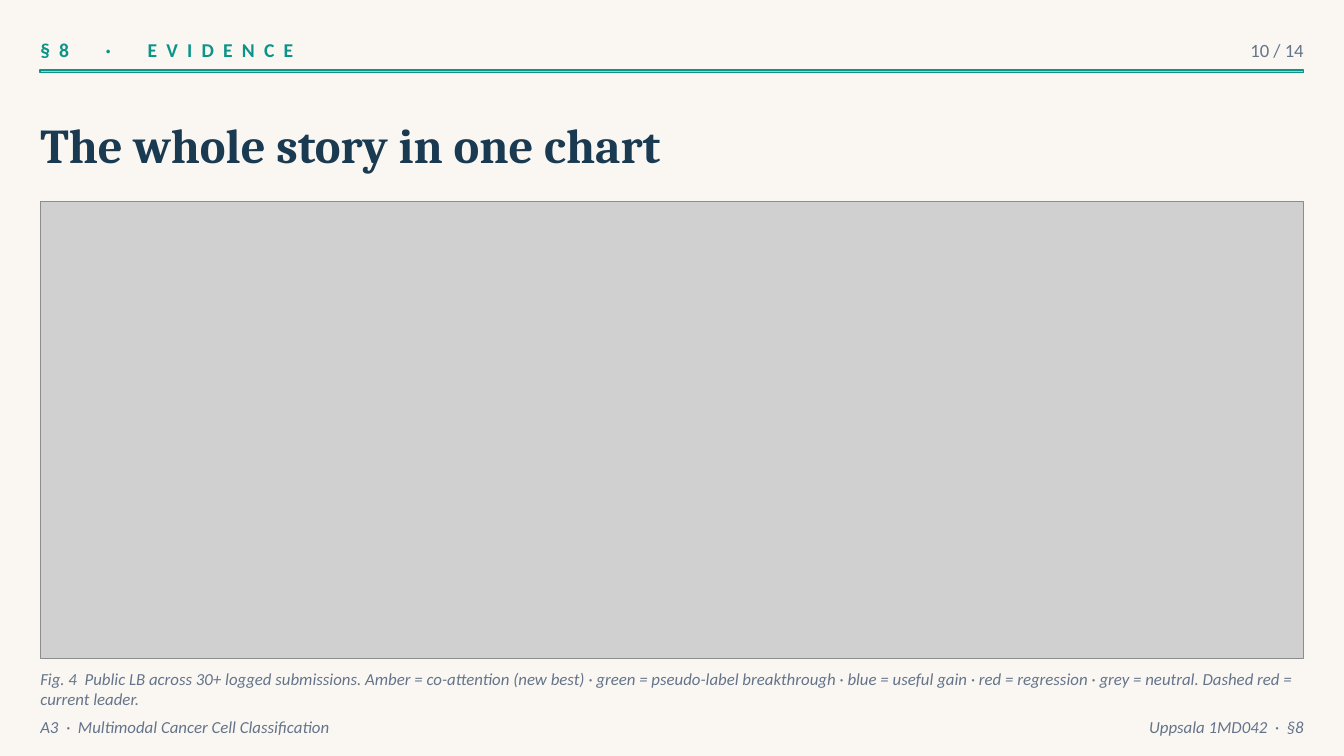
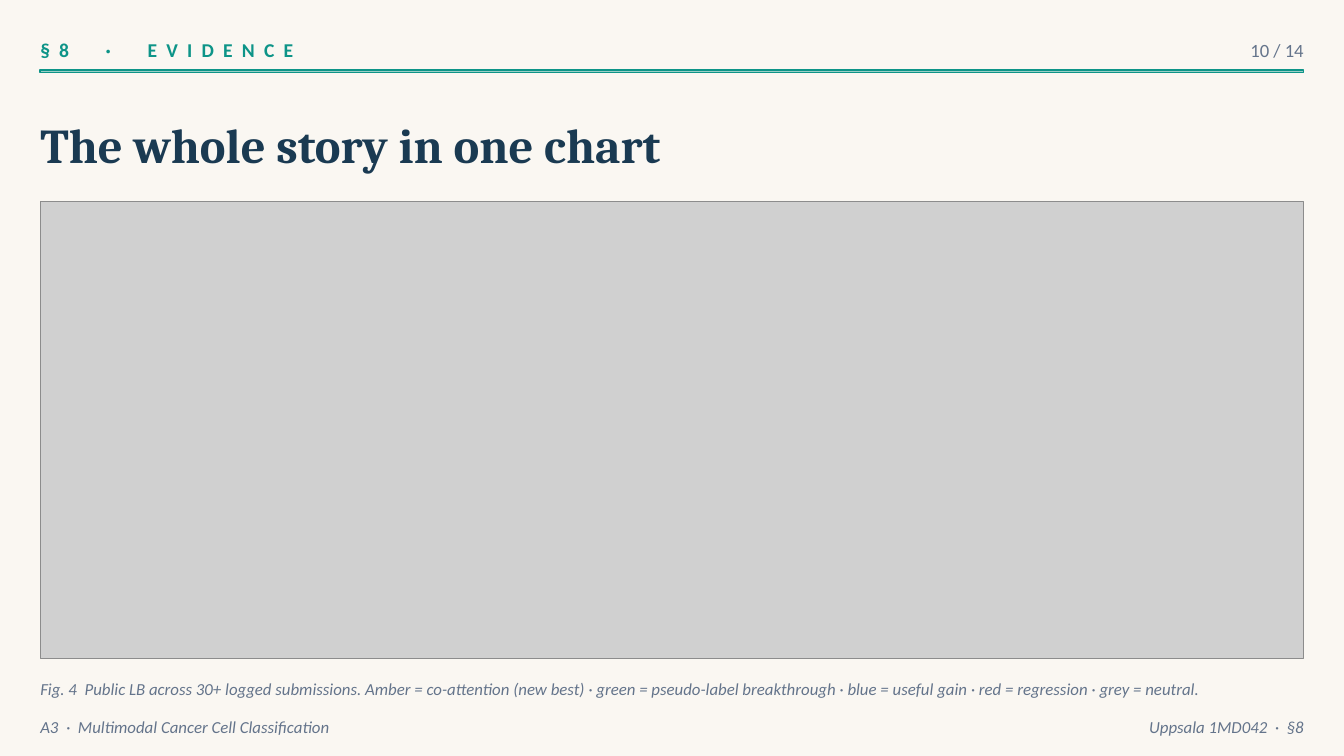
Before and after one commit to rafallex/multimodal-microscopy-distillation, a slide deck: slide 10 of presentation/A3_cancer_challenge.pptx. Drawn at 1344x756 pixels with LibreOffice and Linux fonts; fonts in the diff are those of the drawing; grey boxes stand for pictures. Boxes give left, top, right and bottom in pixels: in the first picture for what was removed or moved away, otherwise in the second. Text is boxed around its words. In the diff, an @@ line names an element or a change of style, - is before the commit and + after.

```diff
--- a/presentation/A3_cancer_challenge.pptx
+++ b/presentation/A3_cancer_challenge.pptx
@@ text at [40,683,1198,698]: text changed @@
-Fig. 4 Public LB across 30+ logged submissions. Amber = co-attention (new best) · green = pseudo-label breakthrough · blue = useful gain · red = regression · grey = neutral. Dashed red = current leader.
+Fig. 4 Public LB across 30+ logged submissions. Amber = co-attention (new best) · green = pseudo-label breakthrough · blue = useful gain · red = regression · grey = neutral.
```
Also in this commit, not shown: 2 other slides changed, 7 other files.
